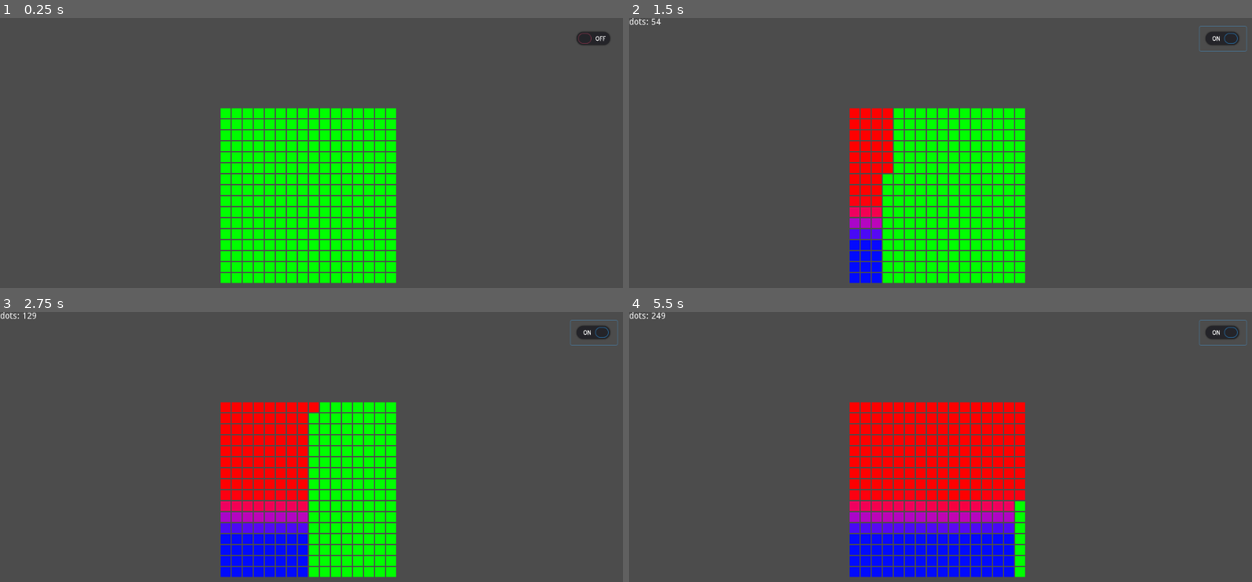
Above: before the commit, frames 1-4 (two rows, left to right).
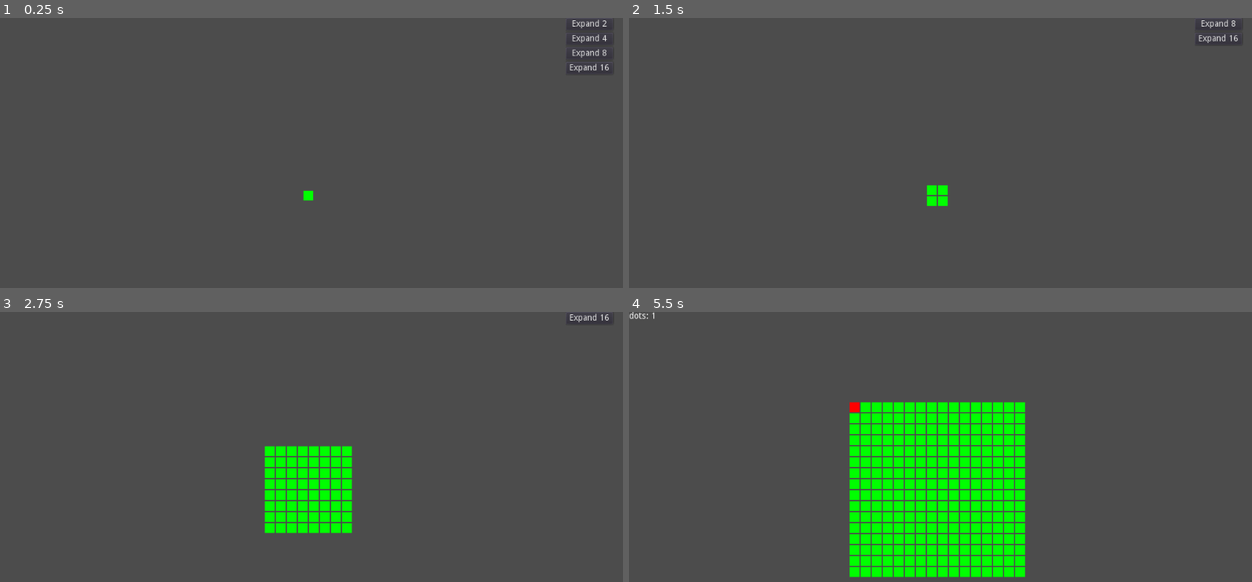
Above: after the commit, the same moments.

Repository: marschium/nonogram-idle
Game: Godot game, scene res://scenes/Main.tscn
The game is run twice, just before and just after one commit, with the same random seed, the same clock (stepped at 60 frames per second) and the same inputs. The project has no main scene, so this scene is started directly.
Inputs (mouse positions are in pixels of both pictures, inside the frame that each line leads up to):
- Up to frame 1 (0.25 s): no input
- Up to frame 2 (1.5 s): click (1220, 39) at 0.52 s; click (1220, 23) at 1.25 s, where only the run after the commit has a clickable "Expand 2"
- Up to frame 3 (2.75 s): click (591, 317) at 2 s, where only the run after the commit has a clickable "Expand 8"
- Up to frame 4 (5.5 s): click (1220, 317) at 2.75 s, where only the run after the commit has a clickable "Expand 16"; click (1220, 333) at 3.52 s; click (1220, 333) at 4.27 s; move the mouse to (853, 406) at 5.02 s; click (853, 406) at 5.17 s

The runs differ from the first frame. In frame 1, 16% of the frame differs, in the area x 35-98%, y 0-99%; in frame 2, 16%; in frame 3, 14%; in frame 4, 16%.

Commit message:
upgrade poc wip

Diff:
--- a/game/scenes/Gameboard.gd
+++ b/game/scenes/Gameboard.gd
@@ -4,58 +4,64 @@
 signal tile_changed(tile)
 signal complete()
 
-export var size = 16
+export var size = 1
 var Tile = preload("res://scenes/Tile.tscn")
 onready var dots = $Dots
 var dots_lookup = Dictionary()
 
 func reset():
-    for c in dots.get_children():
-        c.reset()
+	for c in dots.get_children():
+		c.reset()
 
 func check_cleared():
-    var complete = true
-    for c in dots.get_children():
-        complete = complete and c.changed
-    if complete:
-        emit_signal("complete")
+	var complete = true
+	for c in dots.get_children():
+		complete = complete and c.changed
+	if complete:
+		emit_signal("complete")
 
 func change_dot(x, y, color):
-    dots_lookup.get(x).get(y).change(color)
+	dots_lookup.get(x).get(y).change(color)
 
 func next_unchanged():
-    for c in dots.get_children():
-        if not c.changed:
-            return c
-    return null
+	for c in dots.get_children():
+		if not c.changed:
+			return c
+	return null
+
+func reset_board(size):
+	for c in dots.get_children():
+		c.queue_free()
+	self.size = size
+	var viewportWidth = get_viewport().size.x
+	var viewportHeight = get_viewport().size.y
+	var spacing = 18
+	var gh = spacing * size
+	var gw = spacing * size
+	var offset = Vector2(viewportWidth/2 - gw/2, viewportHeight/2 - gh/2)
+
+	for x in range(size):
+		for y in range(size):
+			var t = Tile.instance()
+			var pos = Vector2(spacing * x, spacing * y) + offset
+			t.x = x
+			t.y = y
+			t.position = pos
+			t.connect("clicked", self, "_on_Tile_clicked", [t])
+			t.connect("changed", self, "_on_Tile_changed", [t])
+			dots.add_child(t)
+
+			if not dots_lookup.has(x):
+				dots_lookup[x] = Dictionary()
+			dots_lookup[x][y] = t
 
 # Called when the node enters the scene tree for the first time.
 func _ready():
-    var viewportWidth = get_viewport().size.x
-    var viewportHeight = get_viewport().size.y
-    var spacing = 18
-    var gh = spacing * size
-    var gw = spacing * size
-    var offset = Vector2(viewportWidth/2 - gw/2, viewportHeight/2 - gh/2)
-
-    for x in range(size):
-        for y in range(size):
-            var t = Tile.instance()
-            var pos = Vector2(spacing * x, spacing * y) + offset
-            t.x = x
-            t.y = y
-            t.position = pos
-            t.connect("clicked", self, "_on_Tile_clicked", [t])
-            t.connect("changed", self, "_on_Tile_changed", [t])
-            dots.add_child(t)
-
-            if not dots_lookup.has(x):
-                dots_lookup[x] = Dictionary()
-            dots_lookup[x][y] = t
+	reset_board(size)
 
 func _on_Tile_clicked(tile):
-    emit_signal("tile_clicked", tile)
+	emit_signal("tile_clicked", tile)
 
 func _on_Tile_changed(tile):
-    emit_signal("tile_changed", tile)
-    check_cleared()
+	emit_signal("tile_changed", tile)
+	check_cleared()
--- a/game/scenes/Main.gd
+++ b/game/scenes/Main.gd
@@ -1,42 +1,59 @@
 extends Node2D
 
+export var enable_autoclicker = false
 
 var score = 0
 
+func toggle_autoclicker(enabled):
+	$Autoclicker.set_process(enabled)
+	$AutoclickerButton.set_process(enabled)
+	$Autoclicker.stop()
+	if enabled:
+		$Autoclicker.start()
+	$AutoclickerButton.visible = $Autoclicker.running
+	$AutoclickerButton.pressed = $Autoclicker.running
+
 # Called when the node enters the scene tree for the first time.
 func _ready():
-    $AutoclickerButton.pressed = $Autoclicker.running
-    for p in $Patterns.get_children():
-        $Gameboard.connect("tile_changed", p, "_on_Gameboard_tile_changed")
-        $Gameboard.connect("complete", p, "_on_Gameboard_complete")
-        p.connect("matched", self, "_on_Pattern_matched", [p])
+	toggle_autoclicker(enable_autoclicker)
+	$CanvasLayer/UpgradeControl.add_expand_grid_upgrade(2)
+	$CanvasLayer/UpgradeControl.add_expand_grid_upgrade(4)
+	$CanvasLayer/UpgradeControl.add_expand_grid_upgrade(8)
+	$CanvasLayer/UpgradeControl.add_expand_grid_upgrade(16)
+	for p in $Patterns.get_children():
+		$Gameboard.connect("tile_changed", p, "_on_Gameboard_tile_changed")
+		$Gameboard.connect("complete", p, "_on_Gameboard_complete")
+		p.connect("matched", self, "_on_Pattern_matched", [p])
 
 func _on_Gameboard_tile_changed(tile):
-    score += 1
-    $ScoreLabel.text = "dots: %s" % score
+	score += 1
+	$ScoreLabel.text = "dots: %s" % score
 
 func _on_Autoclicker_click(x, y, color):
-    $Gameboard.change_dot(x, y, color)
+	$Gameboard.change_dot(x, y, color)
 
 func _on_Gameboard_tile_clicked(tile):
-    $Autoclicker.stop()
-    $AutoclickerButton.pressed = false
-    tile.change(Color(1, 0, 0)) # TODO brush color
+	$Autoclicker.stop()
+	$AutoclickerButton.pressed = false
+	tile.change(Color(1, 0, 0)) # TODO brush color
 
 func _on_Gameboard_complete():
-    $Autoclicker.stop()
-    yield(get_tree().create_timer(0.2), "timeout")
-    $Gameboard.reset()
-    if $AutoclickerButton.pressed:
-        $Autoclicker.start(0, 0)
+	$Autoclicker.stop()
+	yield(get_tree().create_timer(0.2), "timeout")
+	$Gameboard.reset()
+	if $AutoclickerButton.pressed:
+		$Autoclicker.start(0, 0)
 
 func _on_AutoclickerButton_toggled(button_pressed):
-    if button_pressed:
-        var d = $Gameboard.next_unchanged()
-        $Autoclicker.start(d.x, d.y)
-    else:
-        $Autoclicker.stop()
+	if button_pressed:
+		var d = $Gameboard.next_unchanged()
+		$Autoclicker.start(d.x, d.y)
+	else:
+		$Autoclicker.stop()
 
 func _on_Pattern_matched(bonus, pattern):
-    score += bonus
-    $ScoreLabel.text = "dots: %s" % score
+	score += bonus
+	$ScoreLabel.text = "dots: %s" % score
+
+func _on_UpgradeControl_expand_grid_upgrade(new_size):
+	$Gameboard.reset_board(new_size)
--- a/game/scenes/Main.tscn
+++ b/game/scenes/Main.tscn
@@ -1,9 +1,10 @@
-[gd_scene load_steps=5 format=2]
+[gd_scene load_steps=6 format=2]
 
 [ext_resource path="res://scenes/Gameboard.tscn" type="PackedScene" id=1]
 [ext_resource path="res://scenes/Main.gd" type="Script" id=2]
 [ext_resource path="res://scenes/Autoclicker.tscn" type="PackedScene" id=3]
 [ext_resource path="res://scenes/Pattern.gd" type="Script" id=4]
+[ext_resource path="res://scenes/UpgradeControl.gd" type="Script" id=5]
 
 [node name="Main" type="Node2D"]
 script = ExtResource( 2 )
@@ -32,8 +33,36 @@
 
 [node name="TestPattern" type="Node2D" parent="Patterns"]
 script = ExtResource( 4 )
+
+[node name="CanvasLayer" type="CanvasLayer" parent="."]
+
+[node name="UpgradeControl" type="Control" parent="CanvasLayer"]
+anchor_left = 0.901
+anchor_right = 1.0
+anchor_bottom = 1.0
+margin_left = -1.62402
+mouse_filter = 1
+script = ExtResource( 5 )
+__meta__ = {
+"_edit_use_anchors_": false
+}
+
+[node name="ScrollContainer" type="ScrollContainer" parent="CanvasLayer/UpgradeControl"]
+anchor_left = 1.0
+anchor_right = 1.0
+anchor_bottom = 1.0
+margin_left = -101.0
+mouse_filter = 1
+scroll_horizontal_enabled = false
+__meta__ = {
+"_edit_use_anchors_": false
+}
+
+[node name="VBoxContainer" type="VBoxContainer" parent="CanvasLayer/UpgradeControl/ScrollContainer"]
+
 [connection signal="complete" from="Gameboard" to="." method="_on_Gameboard_complete"]
 [connection signal="tile_changed" from="Gameboard" to="." method="_on_Gameboard_tile_changed"]
 [connection signal="tile_clicked" from="Gameboard" to="." method="_on_Gameboard_tile_clicked"]
 [connection signal="click" from="Autoclicker" to="." method="_on_Autoclicker_click"]
 [connection signal="toggled" from="AutoclickerButton" to="." method="_on_AutoclickerButton_toggled"]
+[connection signal="expand_grid_upgrade" from="CanvasLayer/UpgradeControl" to="." method="_on_UpgradeControl_expand_grid_upgrade"]
--- a/game/scenes/Tile.gd
+++ b/game/scenes/Tile.gd
@@ -14,32 +14,32 @@
 onready var sprite = $Sprite
 
 func reset():
-    sprite.modulate = base_color
-    changed = false
+	sprite.modulate = base_color
+	changed = false
 
 func change(color):
-    if not changed:
-        sprite.modulate = color
-        changed = true
-        emit_signal("changed")
+	if not changed:
+		sprite.modulate = color
+		changed = true
+		emit_signal("changed")
 
 func click():
-    if not just_clicked:
-        just_clicked = true
-        emit_signal("clicked")
+	if not just_clicked:
+		just_clicked = true
+		emit_signal("clicked")
 
 # Called when the node enters the scene tree for the first time.
 func _ready():
-    reset()
+	reset()
 
 func _process(delta):
-    if not just_clicked and not changed and mouse_over and Input.is_mouse_button_pressed(BUTTON_LEFT):
-        click()
-    if just_clicked and not Input.is_mouse_button_pressed(BUTTON_LEFT):
-        just_clicked = false
+	if not just_clicked and not changed and mouse_over and Input.is_mouse_button_pressed(BUTTON_LEFT):
+		click()
+	if just_clicked and not Input.is_mouse_button_pressed(BUTTON_LEFT):
+		just_clicked = false
 
 func _on_Area2D_mouse_entered():
-    mouse_over = !Input.is_mouse_button_pressed(BUTTON_LEFT) # ignore mouse being held down
+	mouse_over = !Input.is_mouse_button_pressed(BUTTON_LEFT) # ignore mouse being held down
 
 func _on_Area2D_mouse_exited():
-    mouse_over = false
+	mouse_over = false
--- a/game/scenes/Tile.tscn
+++ b/game/scenes/Tile.tscn
@@ -16,5 +16,6 @@
 
 [node name="Sprite" type="Sprite" parent="."]
 texture = ExtResource( 1 )
+
 [connection signal="mouse_entered" from="Area2D" to="." method="_on_Area2D_mouse_entered"]
 [connection signal="mouse_exited" from="Area2D" to="." method="_on_Area2D_mouse_exited"]
--- /dev/null
+++ b/game/scenes/UpgradeControl.gd
@@ -0,0 +1,18 @@
+extends Control
+
+signal expand_grid_upgrade(new_size)
+
+# Called when the node enters the scene tree for the first time.
+func _ready():
+	pass
+
+func add_expand_grid_upgrade(size):
+	var b = Button.new()
+	b.text = "Expand %d" % size
+	b.toggle_mode = true
+	b.connect("toggled", self, "_on_ExpandGridButton_toggled", [b, size])
+	$ScrollContainer/VBoxContainer.add_child(b)
+
+func _on_ExpandGridButton_toggled(button_pressed, button, new_size):
+	button.queue_free()
+	emit_signal("expand_grid_upgrade", new_size)
